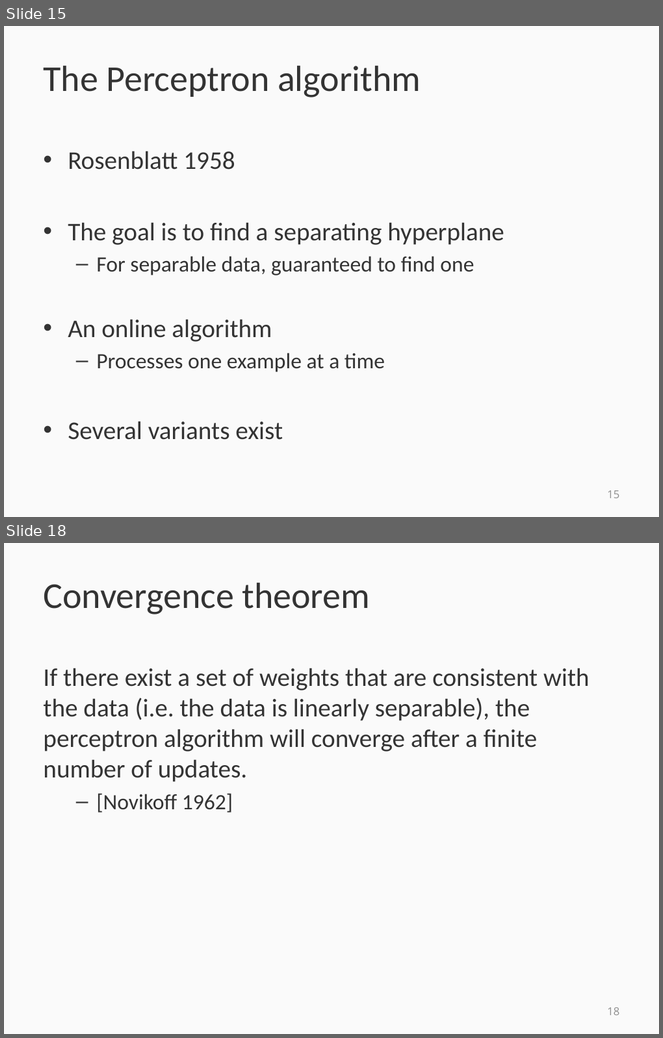
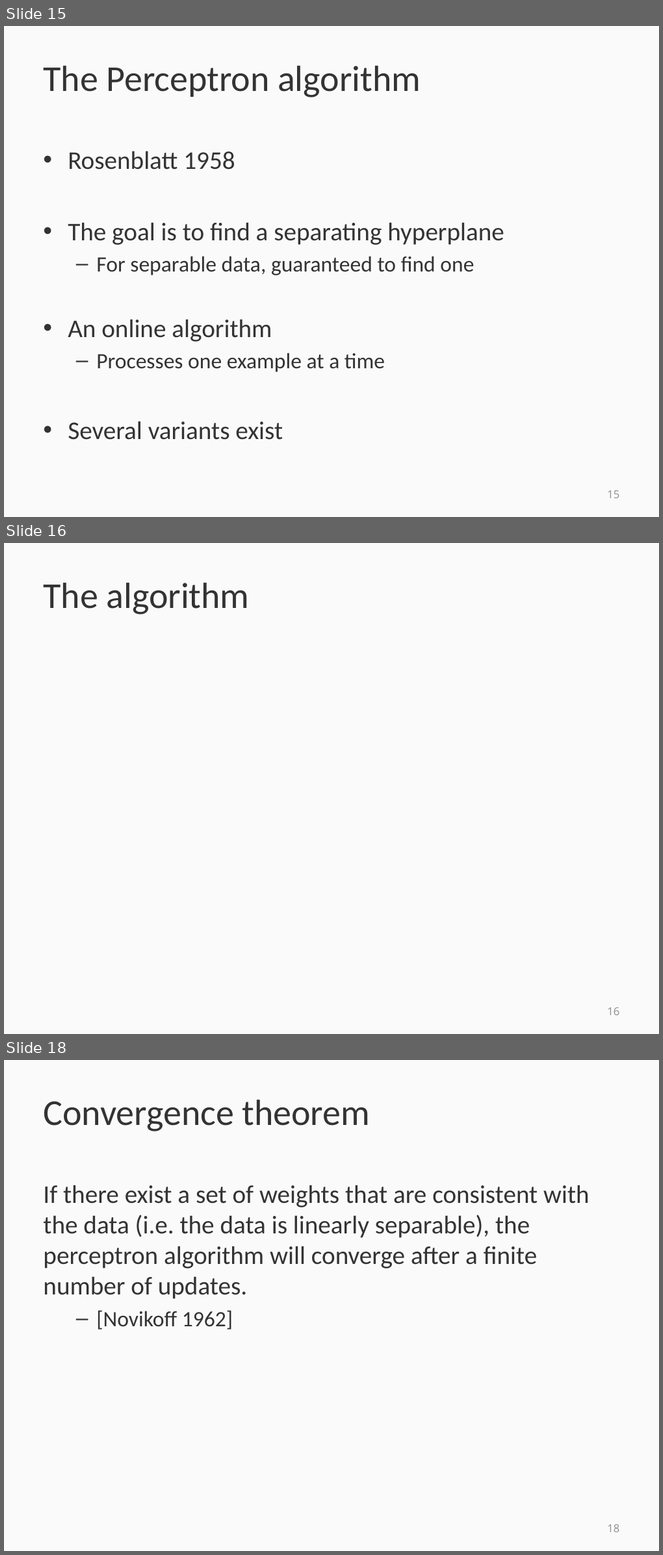
Before and after one commit to svivek/structured-prediction, a slide deck: slides/review/review.pptx. Shown one above the other, each under a label of ours: slides 15 and 18 before the commit, slides 15, 16 and 18 after it; the slides between them are not shown. The pictures are 663x1038 and 663x1555 pixels, drawn with LibreOffice and Linux fonts; fonts in the diff are those of the drawing; grey boxes stand for pictures. Boxes give left, top, right and bottom in pixels: in the first picture for what was removed or moved away, otherwise in the second. Text is boxed around its words. In the diff, an @@ line names an element or a change of style, - is before the commit and + after.

```diff
--- a/slides/review/review.pptx
+++ b/slides/review/review.pptx
@@ slide 16 added at (4,543,659,1034), background #FAFAFA @@
@@ title added at (43,583,250,615), 40 pt, text #333333 @@
+The algorithm
@@ page number added at (607,1008,620,1016), 12 pt, text #909090 @@
+16
```
Also in this commit, not shown: 5 slides changed, 1 other slide added, 2 slides removed, 3 other files.
